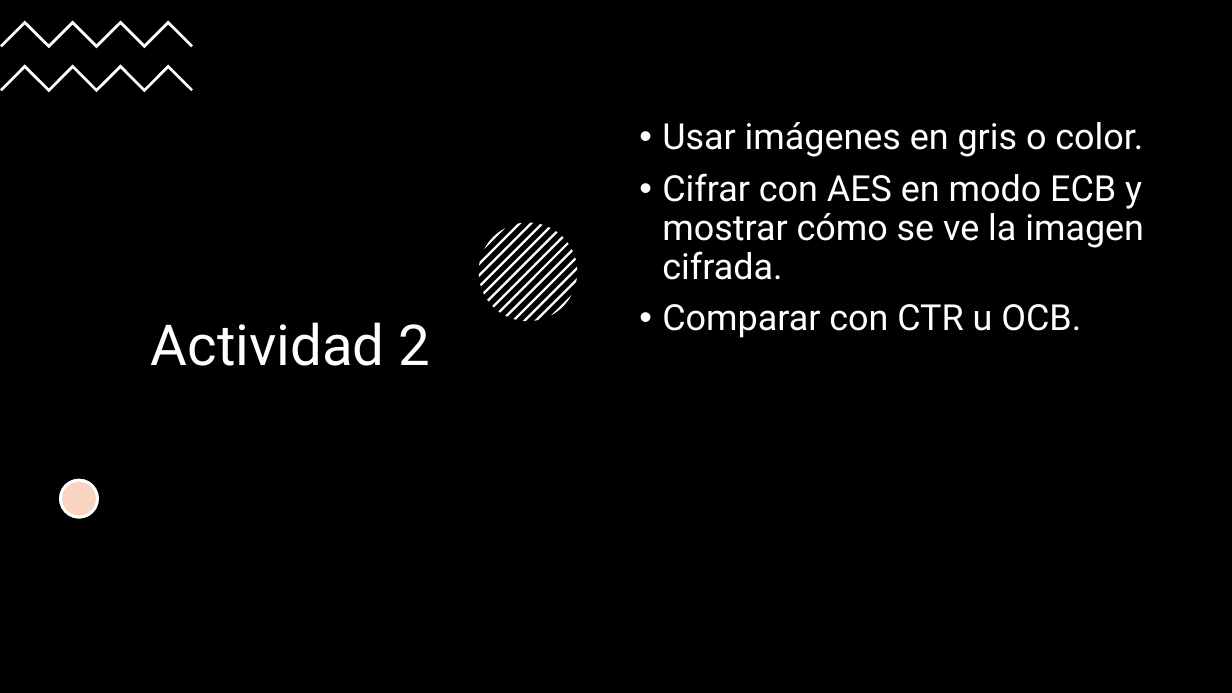
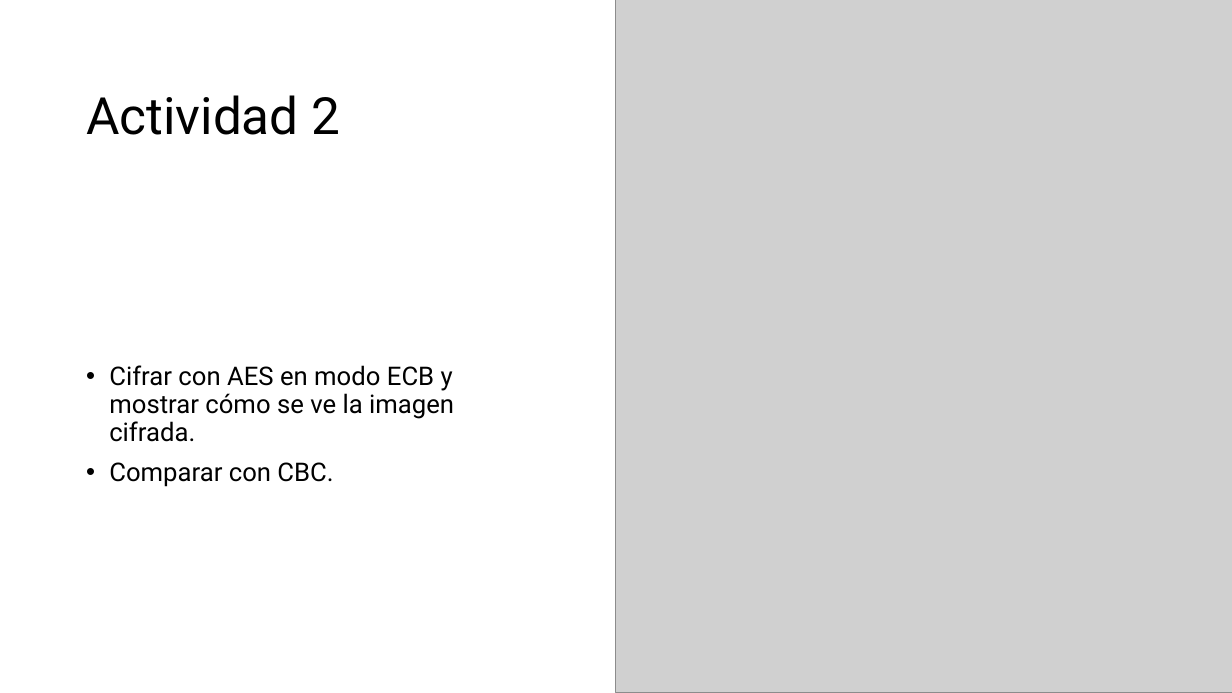
Before and after one commit to AlexPs06/CienciaViva2025-ICAP, a slide deck: slide 49 of Cifrado-Imagenes.pptx (slide 46 before the commit). Drawn at 1232x693 pixels with LibreOffice and Linux fonts; fonts in the diff are those of the drawing; grey boxes stand for pictures. Boxes give left, top, right and bottom in pixels: in the first picture for what was removed or moved away, otherwise in the second. Text is boxed around its words. In the diff, an @@ line names an element or a change of style, - is before the commit and + after.

```diff
--- a/Cifrado-Imagenes.pptx
+++ b/Cifrado-Imagenes.pptx
@@ rectangle removed at <box>0,0,1232,693</box> @@
@@ freeform shape removed at <box>0,20,193,48</box> @@
@@ rectangle added at <box>0,0,861,231</box>, fill #FFFFFF @@
@@ picture added at <box>616,0,1232,693</box> @@
@@ title "Actividad 2": place and size @@
-title "Actividad 2" at <box>151,322,431,366</box>
+title "Actividad 2" at <box>86,95,340,135</box>
@@ title "Actividad 2" at <box>86,95,340,135</box>: size 44 to 40 pt, text colour #FFFFFF to #000000; alignment centre to left @@
@@ freeform shape removed at <box>0,65,193,92</box> @@
@@ text at <box>662,122,1143,157</box>: paragraph removed @@
-• Usar imágenes en gris o color.
@@ text "Cifrar con AES en modo ...": place and size @@
-text "Cifrar con AES en modo ..." at <box>662,122,1144,338</box>
+text "Cifrar con AES en modo ..." at <box>109,365,454,487</box>
@@ text "Cifrar con AES en modo ..." at <box>109,365,454,487</box>: vertical alignment top to middle @@
@@ group removed at <box>479,223,578,322</box>: 13 freeform shapes @@
@@ text at <box>109,365,454,442</box>: size 28 to 20 pt, text colour #FFFFFF to #000000 in "Cifrar con AES en modo ECB y ..." @@
@@ text at <box>109,462,333,487</box>: text changed; size 28 to 20 pt; text colour #FFFFFF to #000000 @@
-• Comparar con CTR u OCB.
+• Comparar con CBC.
@@ ellipse removed at <box>61,481,98,518</box> @@
@@ ellipse removed at <box>61,481,98,518</box> @@
```
Also in this commit, not shown: 8 other slides changed, 8 slides added, 2 slides removed, 1 other file.
